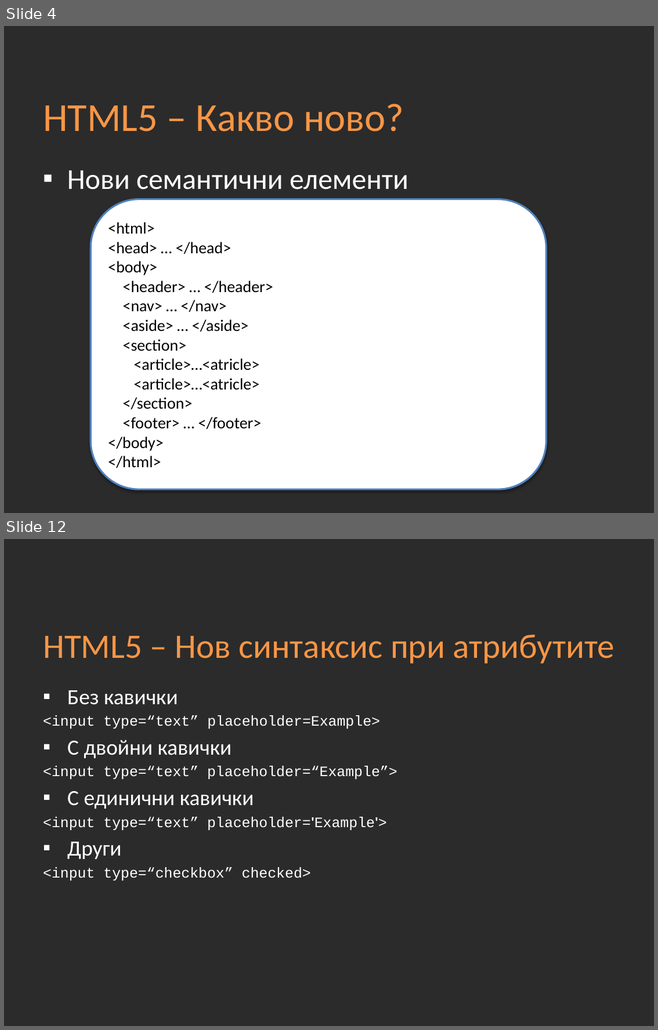
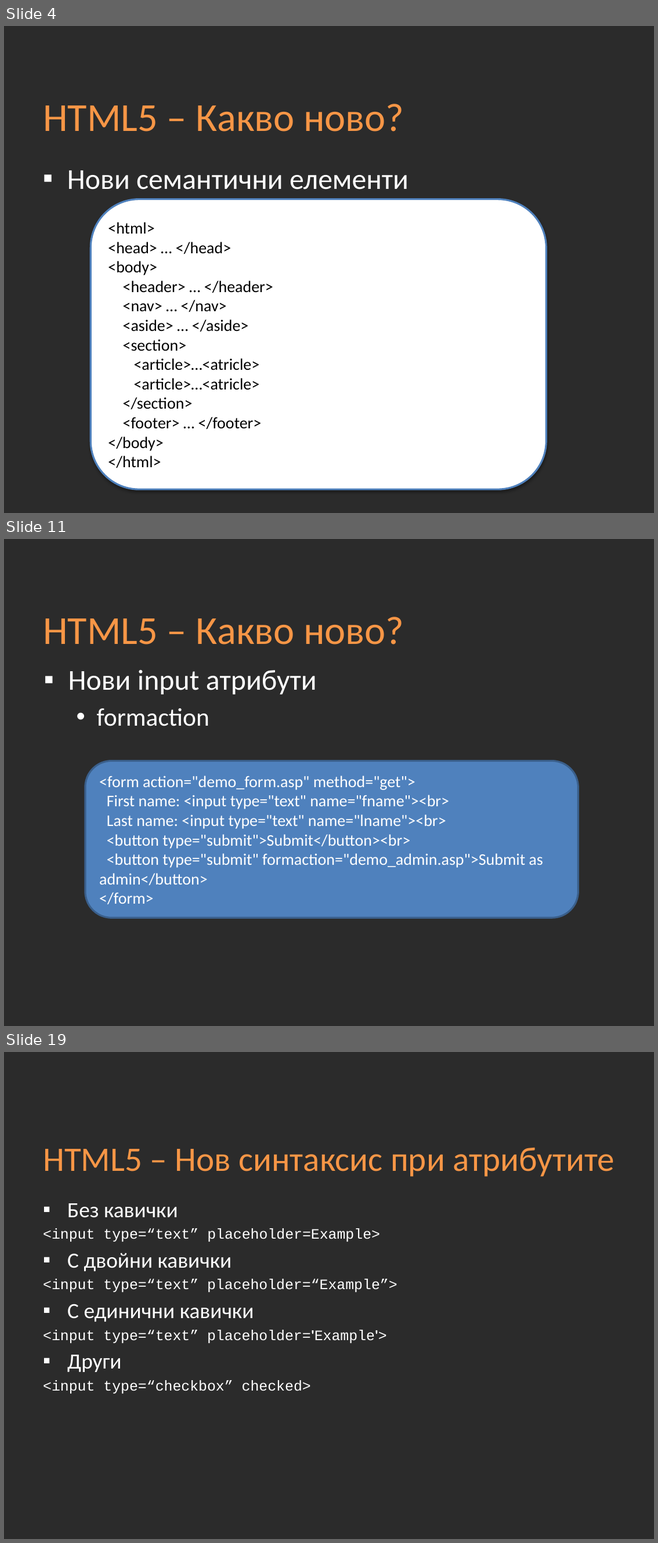
Before and after one commit to Academy-Soft-Intellect/Front-End-Course, a slide deck: 03-HTML5/03-HTML5.pptx. Shown one above the other, each under a label of ours: slides 4 and 12 before the commit, slides 4, 11 and 19 after it; the slides between them are not shown. The pictures are 658x1030 and 658x1543 pixels, drawn with LibreOffice and Linux fonts; fonts in the diff are those of the drawing; background and template pictures are left out; a plain dark background stands for a picture behind light text. Boxes give left, top, right and bottom in pixels: in the first picture for what was removed or moved away, otherwise in the second. Text is boxed around its words. In the diff, an @@ line names an element or a change of style, - is before the commit and + after.

Commit message:
HTML presentations change

```diff
--- a/03-HTML5/03-HTML5.pptx
+++ b/03-HTML5/03-HTML5.pptx
@@ slide 11 added at bbox=[4, 539, 654, 1026], background picture (left out) @@
@@ title added at bbox=[43, 617, 404, 645], 44 pt, text #F79646 @@
+HTML5 – Какво ново?
@@ text added at bbox=[68, 670, 317, 726], 32 pt, text #FFFFFF @@
+▪ Нови input атрибути
+  • formaction
@@ rounded rectangle added at bbox=[85, 761, 578, 918], fill #4F81BD, outline #3A5F8C 2 pt, 18 pt, text #FFFFFF @@
+<form action="demo_form.asp" method="get">
+First name: <input type="text" name="fname"><br>
+Last name: <input type="text" name="lname"><br>
+<button type="submit">Submit</button><br>
+<button type="submit" formaction="demo_admin.asp">Submit as admin</button>
+</form>
@@ what was slide 12 is now slide 19 @@
```
Also in this commit, not shown: 9 slides changed, 10 other slides added, 2 slides removed.
